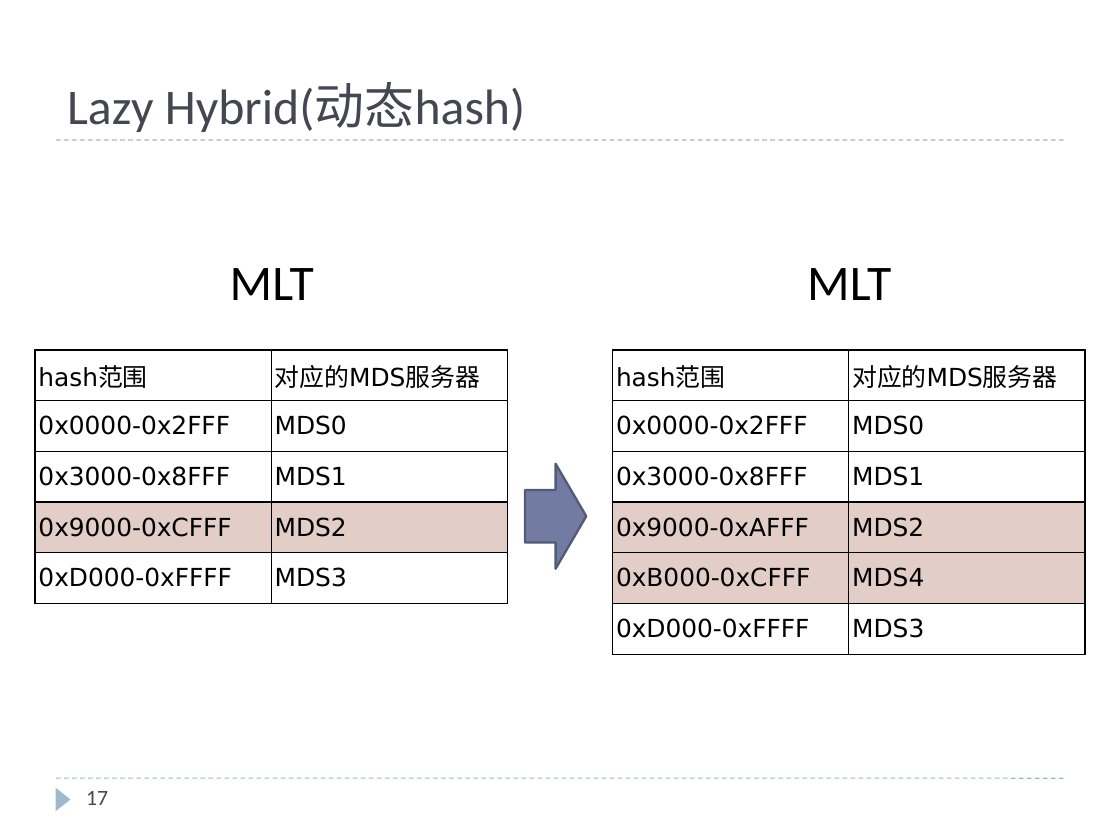
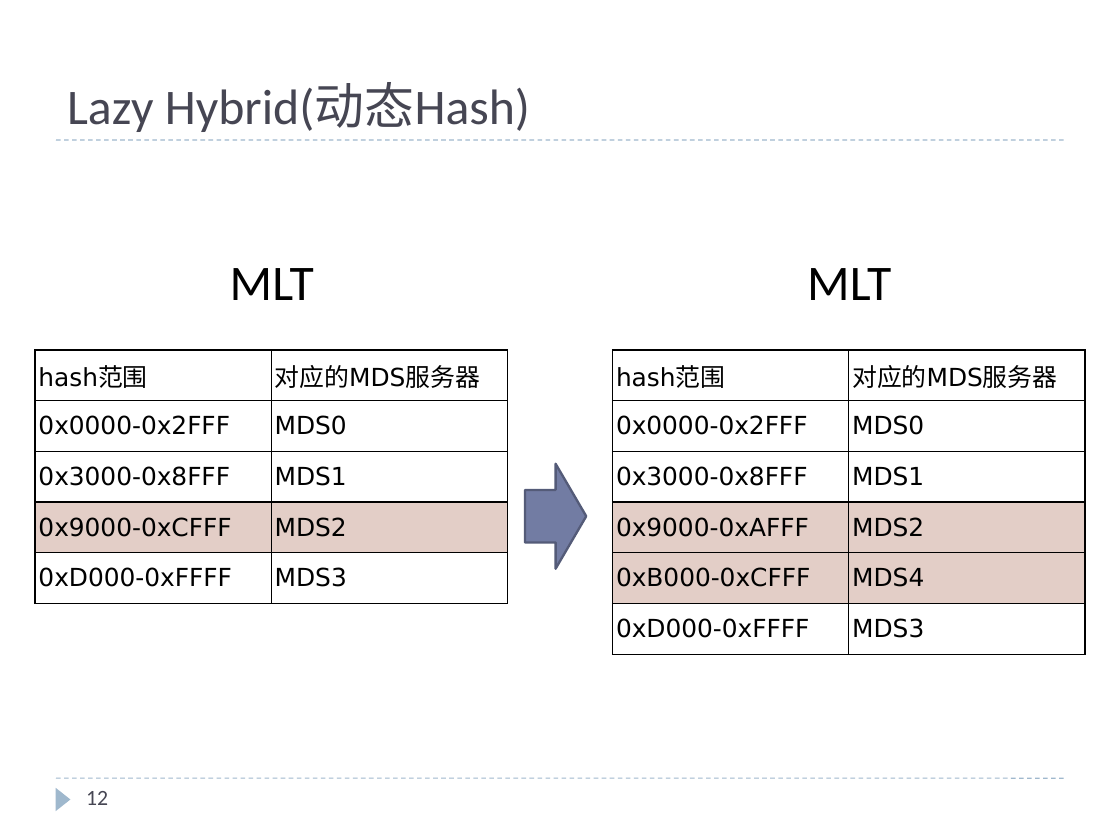
Before and after one commit to cheliequan/idning-paper, a slide deck: slide 12 of draft/MDS集群.pptx (slide 17 before the commit). Drawn at 1120x840 pixels with LibreOffice and Linux fonts; fonts in the diff are those of the drawing. Boxes give left, top, right and bottom in pixels: in the first picture for what was removed or moved away, otherwise in the second. Text is boxed around its words. In the diff, an @@ line names an element or a change of style, - is before the commit and + after.

```diff
--- a/draft/MDS集群.pptx
+++ b/draft/MDS集群.pptx
@@ background #F4F4F4 to #FFFFFF @@
@@ title at (67,83,530,132): text changed @@
-Lazy Hybrid(动态hash)
+Lazy Hybrid(动态Hash)
@@ page number at (86,791,108,805): text changed @@
-17
+12
```
Also in this commit, not shown: 16 other slides changed, 1 slide added, 5 slides removed, 2 other files.
